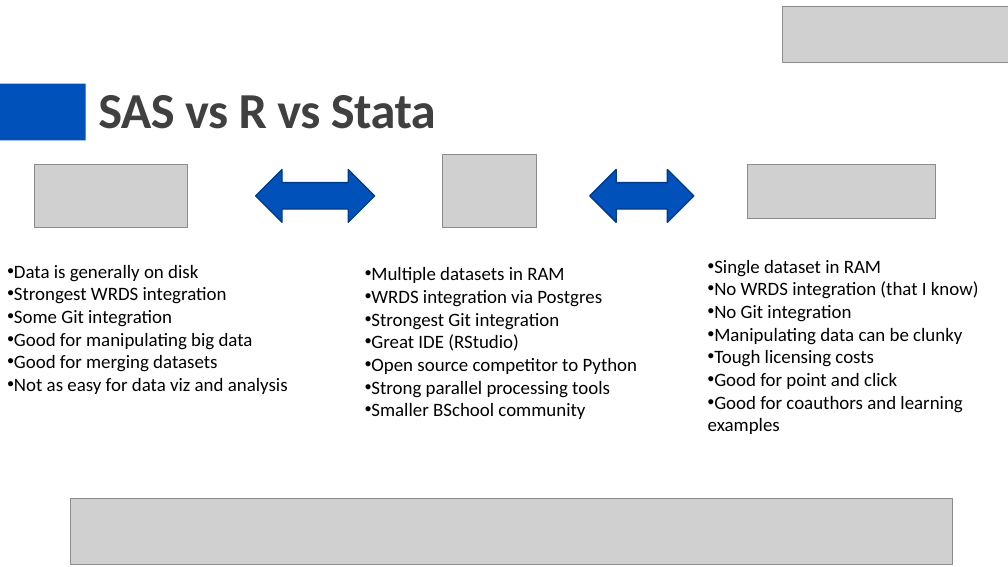
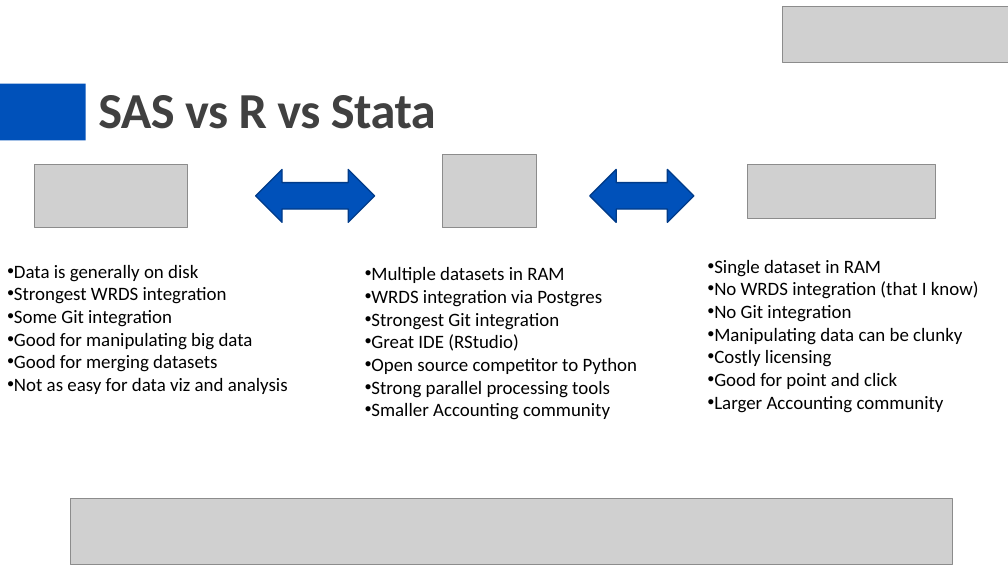
Before and after one commit to eweisbrod/example-project, a slide deck: slide 3 of slides.pptx. Drawn at 1008x567 pixels with LibreOffice and Linux fonts; fonts in the diff are those of the drawing; grey boxes stand for pictures. Boxes give left, top, right and bottom in pixels: in the first picture for what was removed or moved away, otherwise in the second. Text is boxed around its words. In the diff, an @@ line names an element or a change of style, - is before the commit and + after.

```diff
--- a/slides.pptx
+++ b/slides.pptx
@@ text at [714, 350, 831, 367]: text changed @@
-• Tough licensing costs
+• Costly licensing
@@ text at [371, 403, 610, 420]: text changed @@
-• Smaller BSchool community
+• Smaller Accounting community
@@ text at [714, 396, 944, 413]: text changed @@
-• Good for coauthors and learning examples
+• Larger Accounting community
```
Also in this commit, not shown: 5 other slides changed, 1 slide added.
